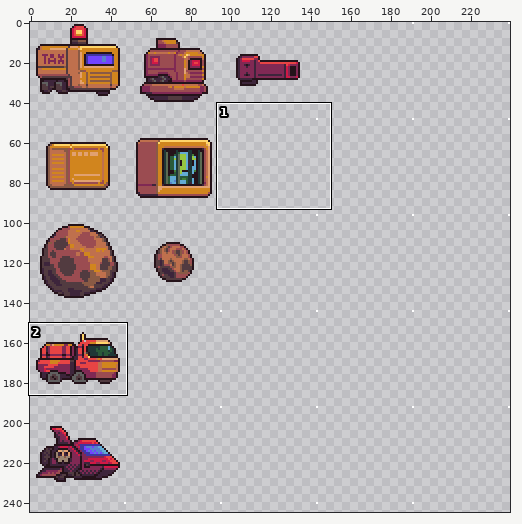
Pixel-art file: Assets/_Sprites/ase/tileset.aseprite. Above: a wide view before the commit, with the close-up outlined.
Close-up. The starting point:
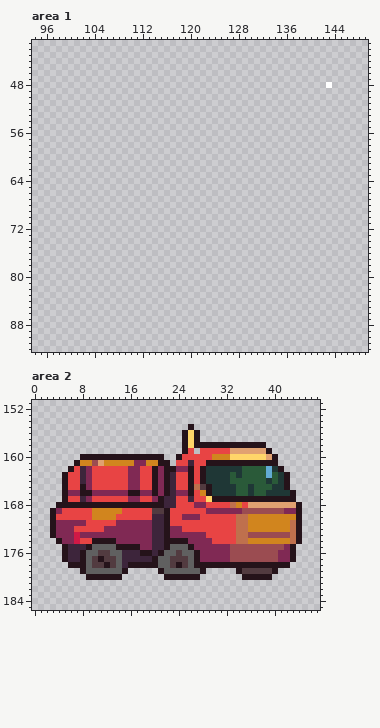
240x288 pixels, 1 frame. Shown: area 1: x 94..149, y 41..92; area 2: x 0..47, y 151..185. The wide view leaves out empty margins. The commit also changed other parts of the picture, which this record leaves out.
Now the later version:
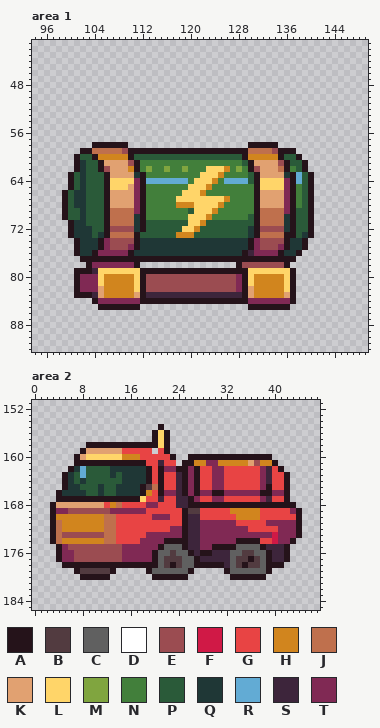
Palette (. is transparent): A #25131a  B #523b40  C #606060  D #ffffff  E #9b4c51  F #d01946  G #e84444  H #d1851e  J #bf704d  K #e1a171  L #ffd569  M #80a53f  N #427f3b  P #2a5a39  Q #1f3736  R #62abd4  S #3d253b  T #802954
Change:
Changed rows in their new state; - is an unchanged pixel.
Area 1, layers "placeholders", "objects":
first column x 143:
48 .
first column x 99:
58 -----AAAAAA--------------------AAAAA------
59 ---AAJJJJJEAAAAAAAAAAAAAAAAAAAAJJJJEAAA---
60 --APPAHHHHHAPPPPPPPPPPPPPPPPPPAHHHHHAPPA--
61 --AQPPAKKKKEANNNNNNNNNNNNNNNNNPAKKKKEAPPA-
62 --AQPPAEKKKHANMNNMNNMNNNLLLHNMNAEKKKJANPA-
63 -APQPPPAKKKKQANNNNNNNNNLLLHNNNNPAKKKKQARPA
64 -APQPPPALLLLTARRRRRRRNLLLHNRRRRPALLLLTARPA
65 -APQPPPALLLKTANNNNNNNLLLHNNNNNNNALLLLTANPA
66 APQQPPPAKKKKTANNNNNNLLLHNNNNNNNNAKKKKTANPA
67 APQQPPPAKKKKTANNNNNLLLLLLLLHNNNNAKKKKTANPA
68 APQQPPPAKKKKTANNNNNHHHLLLLHNNNNNAKKKKTANPA
69 APPQPPPAJJJJTANNNNNNNPLLLHNNNNNNAJJJJTAPPA
70 APPQPPPAJJJJQANNNNNNNLLLHNNNNNNPAJJJJQAPPA
71 -AQQPPPAJJJJQAPPPPPPPLLHPPPPPPPPAJJJJQAPPA
72 -AQQQPPAEEEEQAPPPPPPLLHPPPPPPPPQAEEEEQAPPA
73 -AQQQPQAJJJJAPPPPPPHHHPPPPPPPPPQAJJJJAAPQA
74 --AQQQATEEEEAQQQQQQQQQQQQQQQQQQATEEEEAQQA-
75 --AQQQATEEETAQQQQQQQQQQQQQQQQQQATEEETAQQA-
76 --AQQATTTTTAQQQQQQQQQQQQQQQQQQASTTTTAQQA--
77 ---AAAAAAAAAAAAAAAAAAAAAAAAAAAAAAAAAAAA---
78 ----ATTTTTTTA----------------AEEEEEEEA----
79 --AAASLLLLLLLAAAAAAAAAAAAAAAAAALLLLLLLA---
80 --ATTTLHHHHHLAEEEEEEEEEEEEEEETALHHHHHLA---
81 --ATTTLHHHHHLAEEEEEEEEEEEEEEETALHHHHHLA---
82 --ATTTKHHHHHLAEEEEEEEEEEEEEEETAKHHHHHLA---
83 --AAASKHHHHHKASSSSSSSSSSSSSSSSAKHHHHHKA---
84 -----ATTTTTTTAAAAAAAAAAAAAAAAAATTTTTTTA---
85 ------AAAAAAA------------------AAAAAAA----
Area 2, layer "objects":
first column x 3:
155 ------------------A----.------------------
156 -----------------ALA--...-----------------
157 -----------------ALA--...-----------------
158 ------AAAAAAAAAAAALA--..............------
159 -----AKKKKKKGGGGG-GA--..-............-----
160 ----AKLLLLLLHHHGGGGGA..AAAAAAAAAAAAAA.----
161 -----AAAAAAAAAAAGGSGG.AAHHTTHHHHHKEHH-----
162 ----QRPPPPQQQQQQAGATTAATAGGTTGGGGGGTSG----
163 ---QPRPPPPQPQQQQAGAGGSATAGGTTGGGGGGTSGG---
164 ---QPQPPPPPPQQQQAGAGGSATAGGTTGGGGGGTSGG---
165 ---QQPPPQPPQQQQABJAGGSATAGGTTGGGGGGTAGG---
166 -AQQQQPPQPPQQQQAHGATTSATATTAATTTTTTAATTA.-
167 -A-AAAAAAAAAAAAL-GSGGSSAT-GTTGGGGGGTSGG-.-
168 AKKKKKKKKGHJGGGGTTGGGSSAAAAAAAAAAAAAAAAAA.
169 --TEEEEEEETTTTTT-GGG--ABB-GGGGHHHHHGGGGG--
170 -HHHHHH--JJ------TTT--ASS------HH--GGGGGG-
171 -JHHHHHHHJJGGGGGGGGG--ASSTTTTTTGGGGGTTTTT-
172 -JHHHHHHHJJGGGGGGGGG--ASSTTTTTTTTGGGGGTTT-
173 -JEEEEEEEJJGGGGG-TTT--ASS-TTTTTTTTTTTFTTT-
174 AJHHHHHHHJJGGGG--TT----SS--TTTTAAAAGGFTTA.
175 -ATEEEEEEEEETTT--TAC--ASS--AAAACCCCASSSA.-
176 -ATTEEEEEEEETTTTTAC-BC-ASAASSSCCBBCCASSA.-
177 -ATTEEEEEEEETTTTT--B--C--SSSSSCBBABCASSA.-
178 --A---AAA-AAA------BABC------SCB-BBC---.--
179 ----ABBBBBA..---ACC----A..---ACCCCCCA.----
180 -----A----..-----AA----..-----AA----.-----
Where, in picture pixels (left, top, right, bottom), the same in both close-ups:
erased: (326, 82, 332, 88)
added: (62, 142, 314, 310)
changed: (50, 424, 302, 580)
